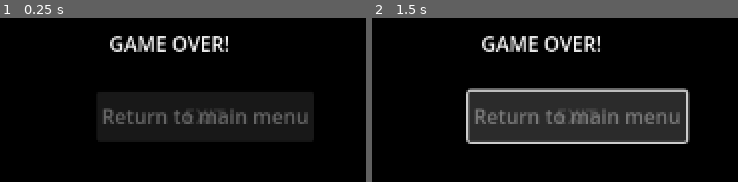
Above: before the commit, frames 1-2 (left to right).
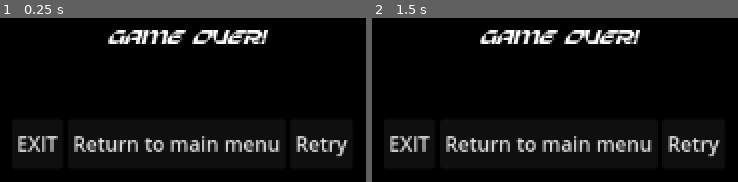
Above: after the commit, the same moments.

Repository: Niqtan/Lost-in-Milkyway
Game: Godot game, scene res://Scenes/UIScenes/game_over.tscn
Same seed, same stepped clock (60 frames per second), same inputs: the game is played once before the commit and once after it. This scene is started directly instead of the project's main scene.
Inputs (mouse positions are in pixels of both pictures, inside the frame that each line leads up to; where the layout moved, square brackets give the same spot in the first picture):
- Up to frame 1 (0.25 s): no input
- Up to frame 2 (1.5 s): click "Return to main menu" at 0.5 s; click (694, 144) [576, 116] at 1.25 s

The runs differ from the first frame. In frame 1, 12% of the frame differs, in the area x 4-96%, y 7-86%; in frame 2, 28%.
Error before the commit: Parse Error: Expected expression for variable initial value after "=". (res://Scenes/UIScenes/game_over.gd:7)

Commit message:
latest edits

Diff:
--- a/Scenes/MainScenes/constellation_manager.gd
+++ b/Scenes/MainScenes/constellation_manager.gd
@@ -17,6 +17,9 @@
 var occupied_star_positions: Array[Vector2i] = []
 
 signal constellation_completed(constellation: Constellation)
+
+# UI scenes
+const game_over_ui = preload(Constants.SCENE_PATHS.game_over)
 
 # Puts it in the star arary
 func register_star(star: Star) -> void:
@@ -106,5 +109,9 @@
 	# the sky cracking
 
 	print("GAME OVER - All constellations formed")
+	var ui_instance = game_over_ui.instantiate()
+	add_child(ui_instance)
+	get_tree().paused = true
+
 
 	# Then probably add like a UI here indicating for game over
--- a/Scenes/UIScenes/base_theme.tres
+++ b/Scenes/UIScenes/base_theme.tres
@@ -1,3 +1,6 @@
-[gd_resource type="Theme" format=3 uid="uid://h8e7w01ah62m"]
+[gd_resource type="Theme" load_steps=2 format=3 uid="uid://h8e7w01ah62m"]
+
+[ext_resource type="FontFile" uid="uid://c7vvkw13t4y7b" path="res://Assets/fonts/SterionItalic-R99PA.ttf" id="1_iwyuk"]
 
 [resource]
+Label/fonts/font = ExtResource("1_iwyuk")
--- a/Scenes/UIScenes/game_over.gd
+++ b/Scenes/UIScenes/game_over.gd
@@ -4,18 +4,27 @@
 
 @onready var exit_button = $Overlay/MarginContainer/ExitGame
 @onready var main_menu_button = $Overlay/MarginContainer/MainMenu
-@onready var retry_button =
+@onready var retry_button = $Overlay/MarginContainer/Retry
 
 
 signal retry_pressed
-signal main_menu
+signal main_pressed
+signal exit_pressed
 
 # Called when the node enters the scene tree for the first time.
 func _ready() -> void:
-	game_over_scene()
+	main_pressed.connect(_on_main_pressed)
+	exit_pressed.connect(_on_exit_pressed)
+	retry_pressed.connect(_on_retry_pressed)
 
-func _process(delta: float) -> void:
+func _on_retry_pressed() -> void:
+	retry_pressed.emit()
+	queue_free()
 
+func _on_main_pressed() -> void:
+	main_pressed.emit()
+	queue_free()
 
-func game_over_scene() -> void:
-	# Update the current scene with the game ove scene
+func _on_exit_pressed() -> void:
+	exit_pressed.emit()
+	queue_free()
--- a/Scenes/UIScenes/game_over.tscn
+++ b/Scenes/UIScenes/game_over.tscn
@@ -17,31 +17,43 @@
 
 [node name="MarginContainer" type="MarginContainer" parent="Overlay"]
 layout_mode = 0
-offset_left = 543.0
-offset_top = 278.0
-offset_right = 583.0
-offset_bottom = 318.0
+offset_left = 475.0
+offset_top = 300.0
+offset_right = 748.0
+offset_bottom = 340.0
+theme_override_constants/margin_top = 0
 
-[node name="ExitGame" type="Button" parent="Overlay/MarginContainer"]
+[node name="HBoxContainer" type="HBoxContainer" parent="Overlay/MarginContainer"]
+layout_mode = 2
+
+[node name="ExitGame" type="Button" parent="Overlay/MarginContainer/HBoxContainer"]
 layout_mode = 2
 text = "EXIT"
 
-[node name="MainMenu" type="Button" parent="Overlay/MarginContainer"]
+[node name="MainMenu" type="Button" parent="Overlay/MarginContainer/HBoxContainer"]
 layout_mode = 2
 text = "Return to main menu"
 
-[node name="Retry" type="Button" parent="Overlay/MarginContainer"]
+[node name="Retry" type="Button" parent="Overlay/MarginContainer/HBoxContainer"]
 layout_mode = 2
+text = "Retry"
 
 [node name="Indicator" type="Label" parent="Overlay"]
 layout_mode = 0
 offset_left = 553.0
 offset_top = 228.0
-offset_right = 650.0
+offset_right = 680.0
 offset_bottom = 251.0
 text = "GAME OVER!"
 
 [node name="Background" type="TextureRect" parent="Overlay"]
-layout_mode = 0
+layout_mode = 1
+anchors_preset = 15
+anchor_right = 1.0
+anchor_bottom = 1.0
+grow_horizontal = 2
+grow_vertical = 2
+
+[node name="HBoxContainer" type="HBoxContainer" parent="."]
 offset_right = 40.0
 offset_bottom = 40.0
--- a/Singletons/constants.gd
+++ b/Singletons/constants.gd
@@ -7,5 +7,6 @@
 	# using the constant
 
 	"lightning_attack": "uid://dgser2dvmea1u",
-	"star_scene": "uid://bxjpn78hxx1w"
+	"star_scene": "uid://bxjpn78hxx1w",
+	"game_over": "uid://dj8030jbe5auy"
 }
